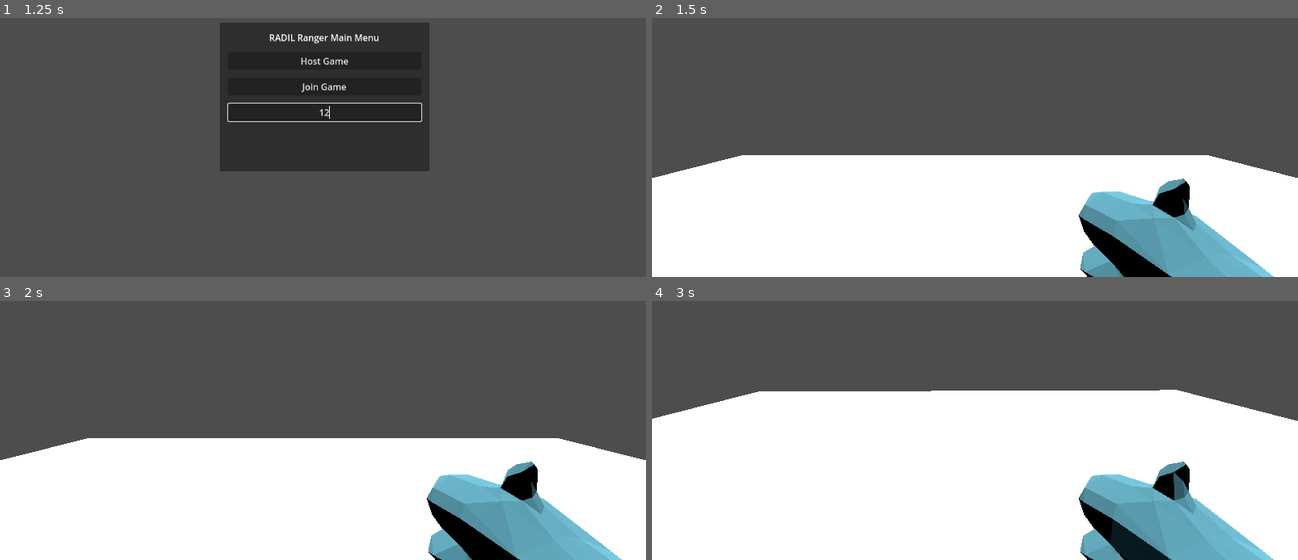
Above: before the commit, frames 1-4 (two rows, left to right).
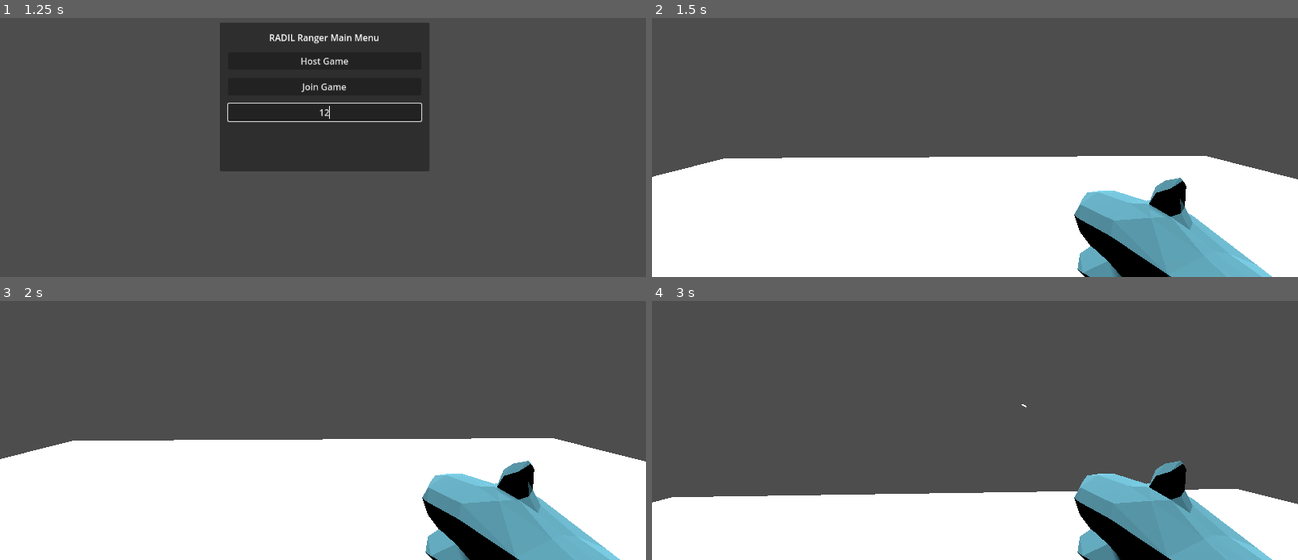
Above: after the commit, the same moments.

Repository: josephheyes/radil-ranger
Game: Godot game, scene res://map1.tscn
The game is run twice, just before and just after one commit, with the same random seed, the same clock (stepped at 60 frames per second) and the same inputs.
Inputs (mouse positions are in pixels of both pictures, inside the frame that each line leads up to):
- Up to frame 1 (1.25 s): click (323, 111) at 0.52 s; type "12" at 0.6 s
- Up to frame 2 (1.5 s): click "Host Game" at 1.25 s
- Up to frame 3 (2 s): no input
- Up to frame 4 (3 s): tap Enter (ui_accept) at 2, 2.27 s; move the mouse to (1117, 360) at 2.02 s; press the mouse at (1117, 360) at 2.03 s; hold D (move_right) 2.03-2.78 s; move the mouse to (942, 381) at 2.77 s; release the mouse at (942, 381) at 2.78 s; hold W (move_forward) from 2.78 s (still down); click (942, 381) at 2.85 s

Frame 1 is identical in both runs. In frame 2, 1.5% of the frame differs, in the area x 0-100%, y 52-100%; in frame 3, 1.3%; in frame 4, 38%, in the area x 0-100%, y 34-100%.

Commit message:
fix blahaj

Diff:
--- a/main_character.tscn
+++ b/main_character.tscn
@@ -101,13 +101,13 @@
 transform = Transform3D(1, 0, 0, 0, 1, 0, 0, 0, 1, 0, 6.42053, 0)
 
 [node name="Camera3D" type="Camera3D" parent="Neck"]
-transform = Transform3D(1, 0, 0, 0, 1, 0, 0, 0, 1, 0, 1.41813, 0.402175)
+transform = Transform3D(-0.999775, 0, 0.0212042, 0, 1, 0, -0.0212042, 0, -0.999775, 0, 1.41813, 0.402175)
 
 [node name="Rifle" type="Node3D" parent="Neck/Camera3D"]
 transform = Transform3D(1, 0, 0, 0, 1, 0, 0, 0, 1, 0.0192214, 0.0657947, -2.01855)
 
 [node name="Blahaj" type="MeshInstance3D" parent="Neck/Camera3D/Rifle"]
-transform = Transform3D(0.171567, -0.0495834, -0.983924, 0.626652, 0.776134, 0.0701574, 0.760179, -0.628615, 0.164231, 1.5298, -2.18565, 0.13554)
+transform = Transform3D(0.202146, -0.0749457, -0.976484, 0.626652, 0.776134, 0.0701574, 0.752625, -0.626098, 0.203858, 1.5298, -2.18565, 0.13554)
 mesh = ExtResource("3_1y0rl")
 skeleton = NodePath("../../..")
 
